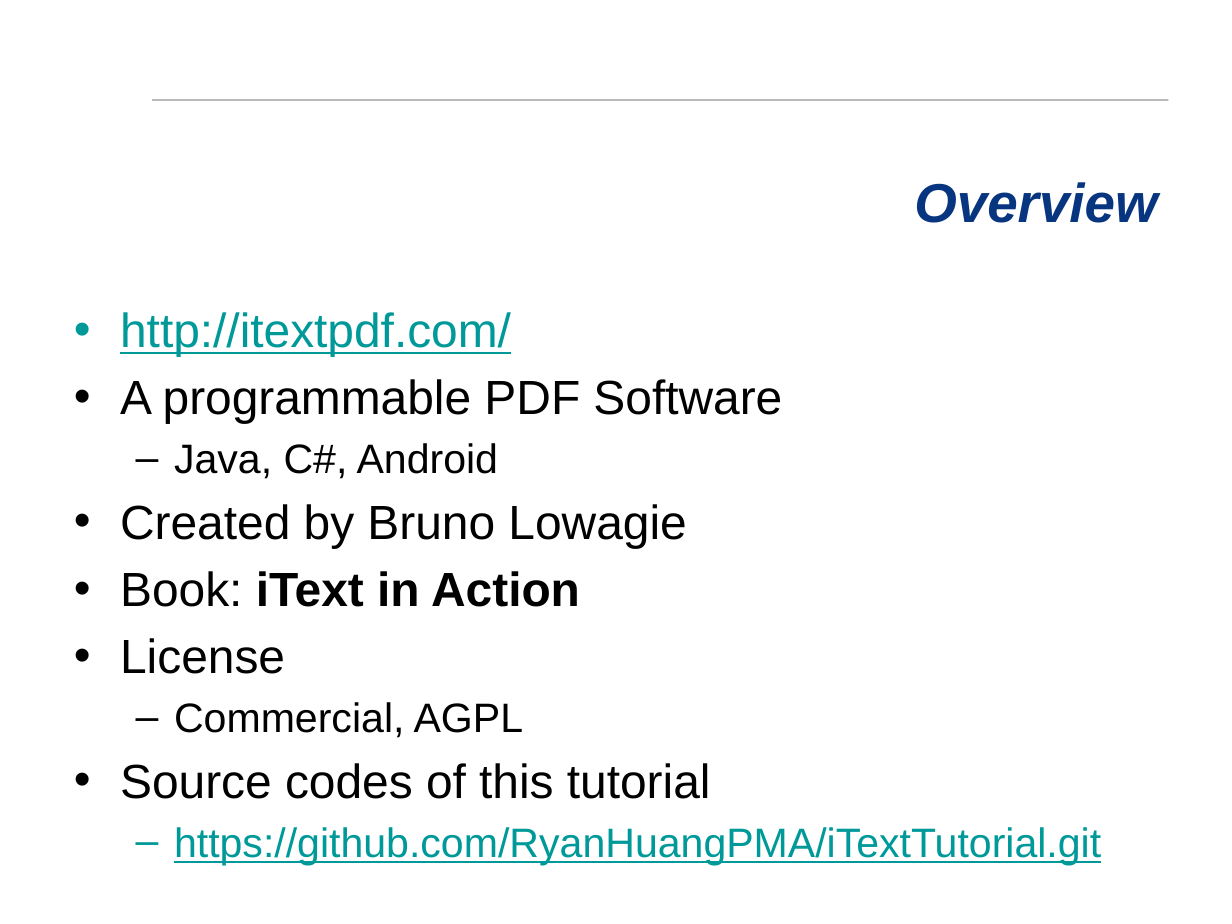
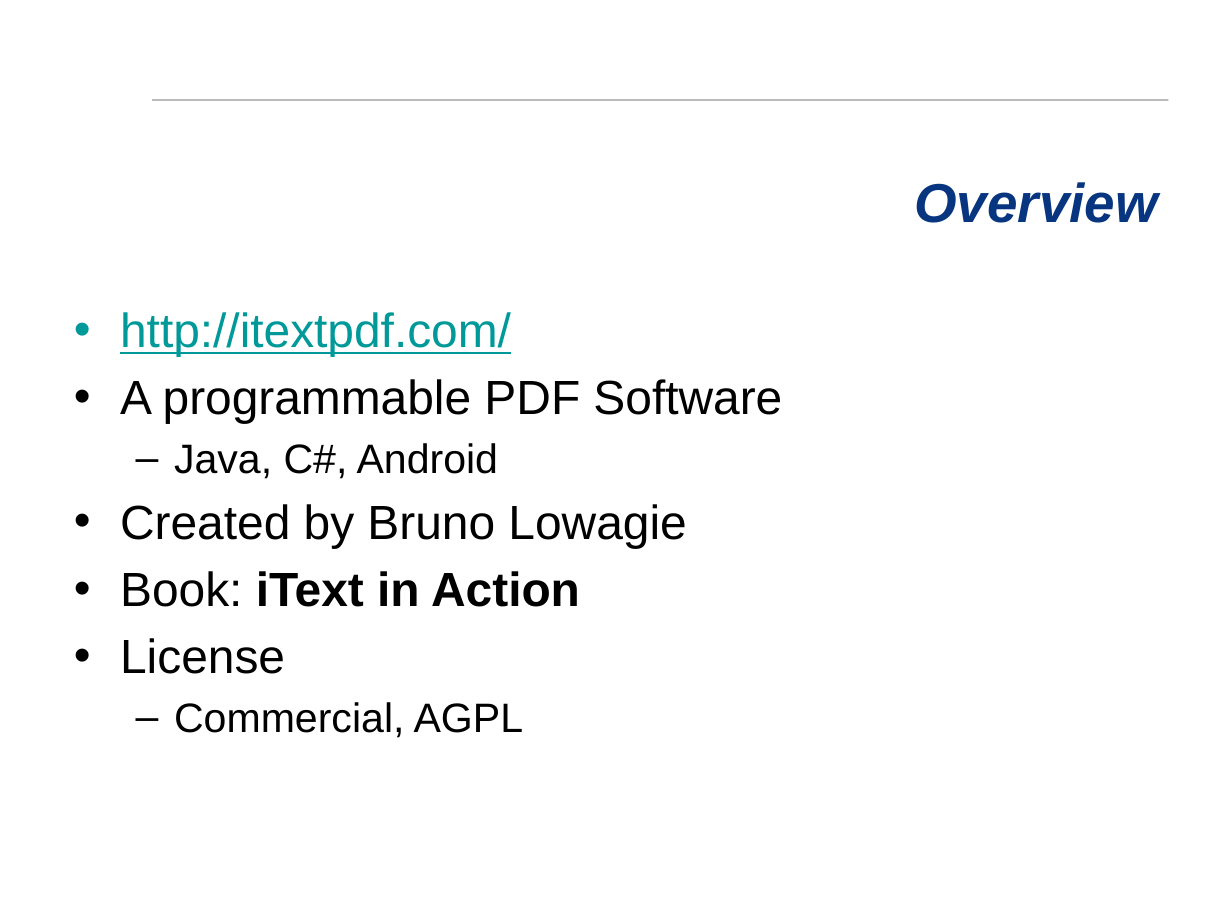
Before and after one commit to RyanHuangPMA/iTextTutorial, a slide deck: slide 2 of iTextTutorial/iText Tutorial.pptx. Drawn at 1232x924 pixels with LibreOffice and Linux fonts; fonts in the diff are those of the drawing; background and template pictures are left out. Boxes give left, top, right and bottom in pixels: in the first picture for what was removed or moved away, otherwise in the second. Text is boxed around its words. In the diff, an @@ line names an element or a change of style, - is before the commit and + after.

Commit message:
Update Tutorial PPTX

```diff
--- a/iTextTutorial/iText Tutorial.pptx
+++ b/iTextTutorial/iText Tutorial.pptx
@@ text at bbox=[120, 763, 1101, 865]: paragraphs removed @@
-• Source codes of this tutorial
-  – https://github.com/RyanHuangPMA/iTextTutorial.git
```
Also in this commit, not shown: 1 slide added.
